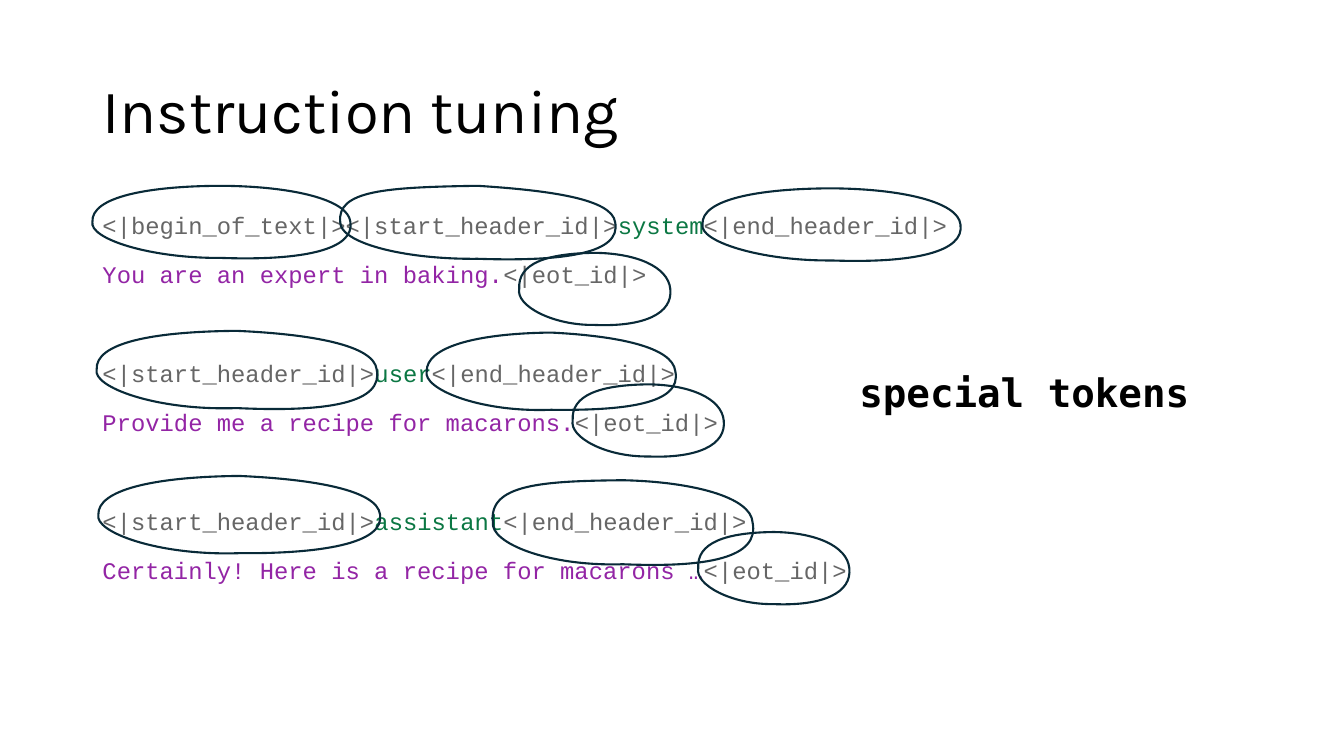
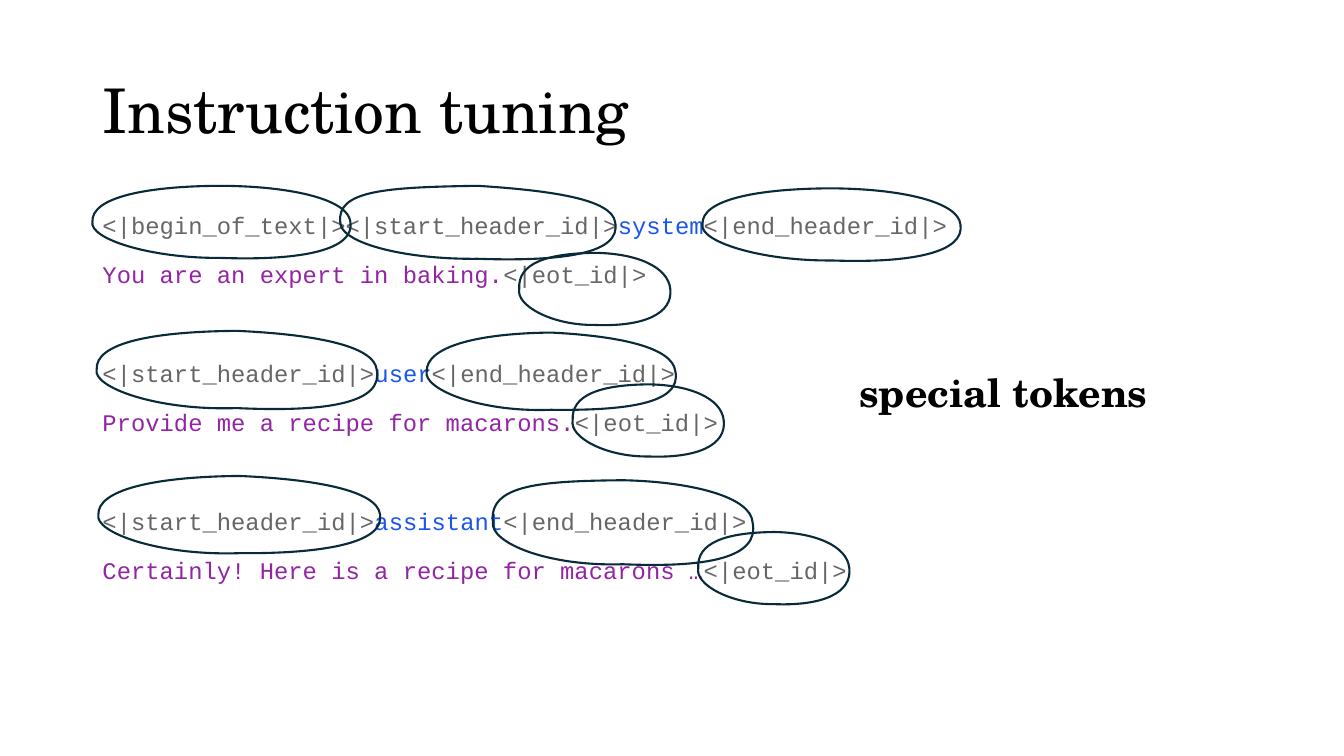
Before and after one commit to acceleratescience/large-language-models, a slide deck: slide 8 of slides/flsg/7-finetuning-flsg.pptx. Drawn at 1344x756 pixels with LibreOffice and Linux fonts; fonts in the diff are those of the drawing; background and template pictures are left out. Boxes give left, top, right and bottom in pixels: in the first picture for what was removed or moved away, otherwise in the second. Text is boxed around its words. In the diff, an @@ line names an element or a change of style, - is before the commit and + after.

Commit message:
chore(slides): update formatting for 5 onwards slides

```diff
--- a/slides/flsg/7-finetuning-flsg.pptx
+++ b/slides/flsg/7-finetuning-flsg.pptx
@@ title "Instruction tuning" at (x1=102, y1=88, x2=628, y2=146): font Karla to TeX Gyre Schola @@
@@ text at (x1=102, y1=216, x2=946, y2=537): text colour #0B7743 to #1B55EB in "<|begin_of_text|><|start_header_id|>system<|end_header_id|>", "<|start_header_id|>user<|end_header_id|>", "<|start_header_id|>assistant<|end_header_id|>" @@
@@ text "special tokens" at (x1=859, y1=378, x2=1148, y2=415): font DejaVu Sans Mono to TeX Gyre Schola @@
```
Also in this commit, not shown: 17 other slides changed, 1 other file.
